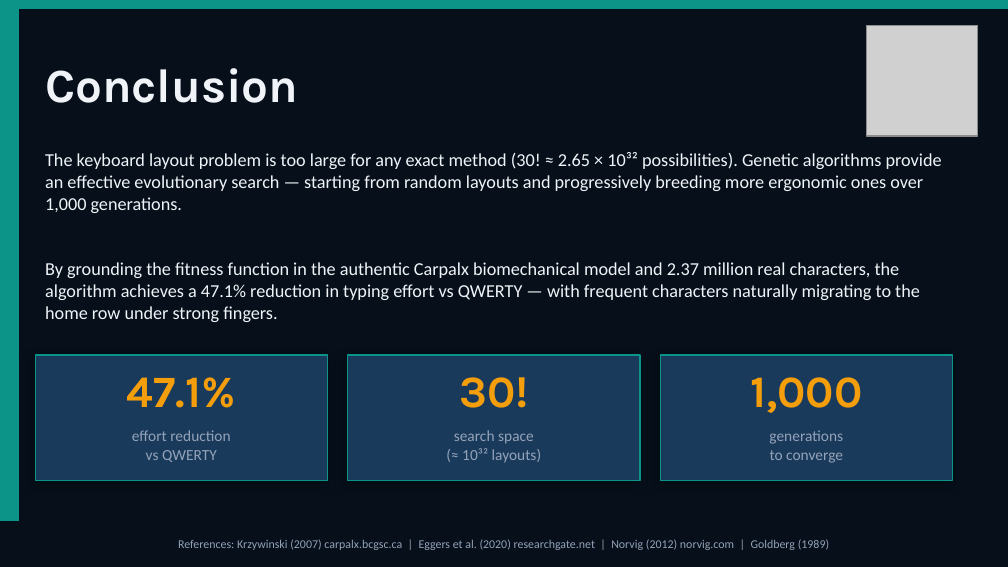
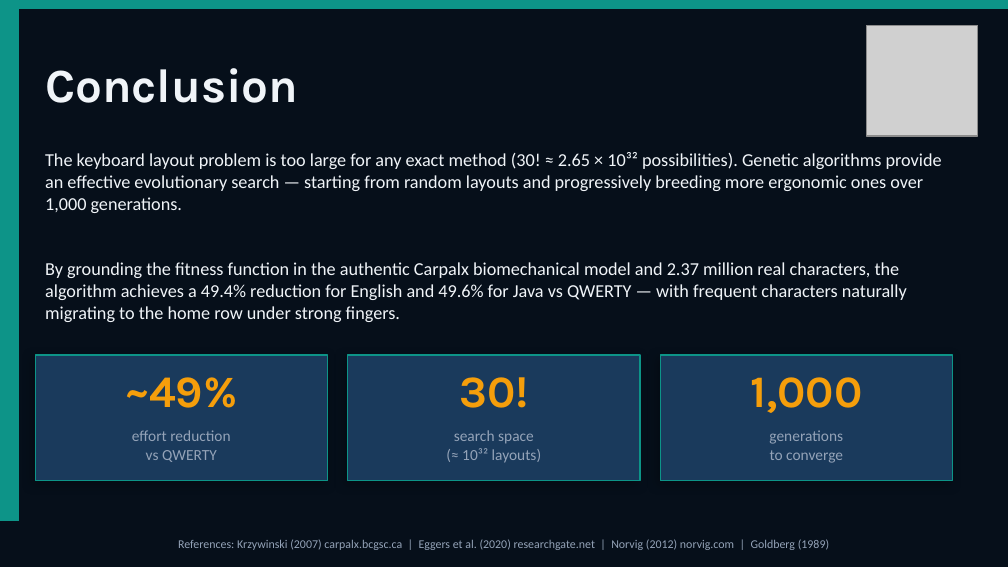
Before and after one commit to bharath-akurathi/keyboard-config-ga, a slide deck: slide 14 of assignment/keyboard_ga_presentation.pptx (slide 12 before the commit). Drawn at 1008x567 pixels with LibreOffice and Linux fonts; fonts in the diff are those of the drawing; grey boxes stand for pictures. Boxes give left, top, right and bottom in pixels: in the first picture for what was removed or moved away, otherwise in the second. Text is boxed around its words. In the diff, an @@ line names an element or a change of style, - is before the commit and + after.

```diff
--- a/assignment/keyboard_ga_presentation.pptx
+++ b/assignment/keyboard_ga_presentation.pptx
@@ text at (45,262,907,322): text changed @@
-By grounding the fitness function in the authentic Carpalx biomechanical model and 2.37 million real characters, the algorithm achieves a 47.1% reduction in typing effort vs QWERTY — with frequent characters naturally migrating to the home row under strong fingers.
+By grounding the fitness function in the authentic Carpalx biomechanical model and 2.37 million real characters, the algorithm achieves a 49.4% reduction for English and 49.6% for Java vs QWERTY — with frequent characters naturally migrating to the home row under strong fingers.
@@ text at (125,377,237,408): text changed @@
-47.1%
+~49%
```
Also in this commit, not shown: 4 other slides changed, 2 slides added, 1 other file.
